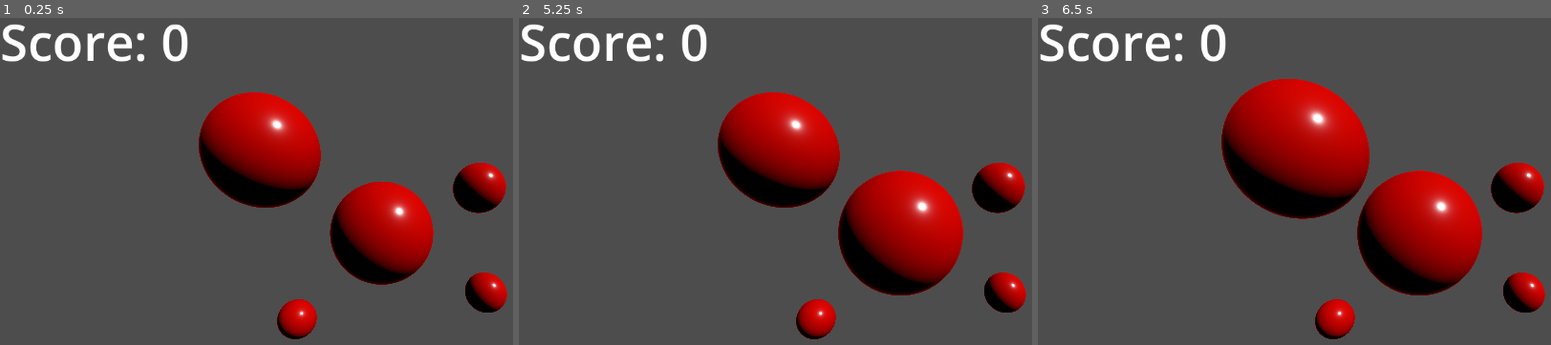
Above: before the commit, frames 1-3 (left to right).
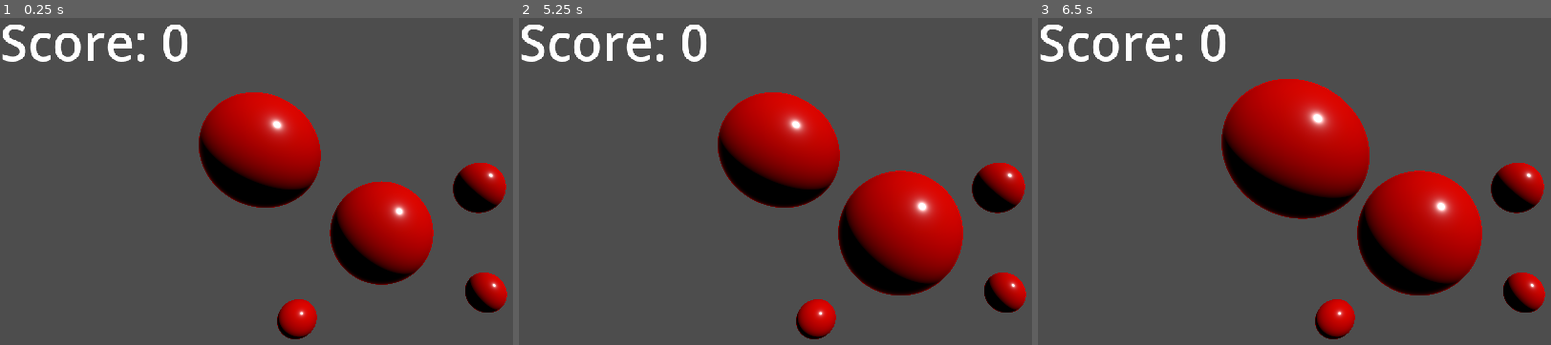
Above: after the commit, the same moments.

Repository: Zerbraxi/GodotMiniProjects
Game: Godot game, scene res://Balloon Popper/Balloon Popper.tscn
The game is run twice, just before and just after one commit, with the same random seed, the same clock (stepped at 60 frames per second) and the same inputs.
Inputs (mouse positions are in pixels of both pictures, inside the frame that each line leads up to):
- Up to frame 1 (0.25 s): no input
- Up to frame 2 (5.25 s): tap Enter at 0.5, 2, 3.5 s; move the mouse to (outside the picture) at 0.52 s; click (outside the picture) at 0.67 s; tap Space at 1.25, 2.75, 4.25 s; move the mouse to (749, 240) at 1.27 s; click (749, 240) at 1.42 s; move the mouse to (975, 125) at 2.02 s; click (975, 125) at 2.17 s; move the mouse to (862, 305) at 2.77 s; click (862, 305) at 2.92 s; move the mouse to (outside the picture) at 3.52 s; click (outside the picture) at 3.67 s; move the mouse to (672, 155) at 4.27 s; click (672, 155) at 4.42 s; move the mouse to (939, 220) at 5.02 s; click (939, 220) at 5.17 s
- Up to frame 3 (6.5 s): move the mouse to (1304, 112) at 5.77 s; click (1304, 112) at 5.92 s

The runs differ from the first frame. In frame 1, 0.3% of the frame differs, in the area x 0-37%, y 1-14%; in frame 2, 0.3%; in frame 3, 0.3%.

Commit message:
Physics Project Commit
Create and complete physics project from tutorial
Implement rigidbodies and colliders to learn basic Godot physics functionality

Diff:
--- /dev/null
+++ b/MiniProjects/Physics/Crate.tscn
@@ -0,0 +1,18 @@
+[gd_scene load_steps=3 format=3 uid="uid://cw34fiy0jt6wl"]
+
+[ext_resource type="Texture2D" uid="uid://oijwt3y8n6t4" path="res://Physics/Crate.png" id="1_f1qmm"]
+
+[sub_resource type="RectangleShape2D" id="RectangleShape2D_yfcp2"]
+size = Vector2(18, 18)
+
+[node name="Crate" type="RigidBody2D"]
+gravity_scale = 2.66454e-15
+linear_damp = 3.0
+
+[node name="Sprite" type="Sprite2D" parent="."]
+position = Vector2(-92, -8)
+texture = ExtResource("1_f1qmm")
+
+[node name="CollisionShape2D" type="CollisionShape2D" parent="."]
+position = Vector2(-92, -8)
+shape = SubResource("RectangleShape2D_yfcp2")
--- /dev/null
+++ b/MiniProjects/Physics/Physics.tscn
@@ -0,0 +1,142 @@
+[gd_scene load_steps=5 format=3 uid="uid://7m654dd2thc"]
+
+[ext_resource type="Script" path="res://Physics/PhysicsPlayer.gd" id="1_rbe3x"]
+[ext_resource type="Texture2D" uid="uid://ckvvpcimsduna" path="res://Physics/PhysicsCharacter.png" id="1_tn1mc"]
+[ext_resource type="PackedScene" uid="uid://cw34fiy0jt6wl" path="res://Physics/Crate.tscn" id="3_4lyo5"]
+
+[sub_resource type="RectangleShape2D" id="RectangleShape2D_k5jvb"]
+size = Vector2(18, 18)
+
+[node name="Main" type="Node2D"]
+
+[node name="Player" type="RigidBody2D" parent="."]
+mass = 5.0
+gravity_scale = 2.66454e-15
+linear_damp = 3.0
+script = ExtResource("1_rbe3x")
+
+[node name="Sprite" type="Sprite2D" parent="Player"]
+position = Vector2(2.08165e-12, 2.08165e-12)
+texture = ExtResource("1_tn1mc")
+
+[node name="CollisionShape2D" type="CollisionShape2D" parent="Player"]
+shape = SubResource("RectangleShape2D_k5jvb")
+
+[node name="Camera2D" type="Camera2D" parent="."]
+zoom = Vector2(4, 4)
+
+[node name="Crate" parent="." instance=ExtResource("3_4lyo5")]
+
+[node name="Crate2" parent="." instance=ExtResource("3_4lyo5")]
+position = Vector2(-25, -46)
+
+[node name="Crate3" parent="." instance=ExtResource("3_4lyo5")]
+position = Vector2(-2, -53)
+
+[node name="Crate4" parent="." instance=ExtResource("3_4lyo5")]
+position = Vector2(27, -52)
+
+[node name="Crate5" parent="." instance=ExtResource("3_4lyo5")]
+position = Vector2(-25, -15)
+
+[node name="Crate6" parent="." instance=ExtResource("3_4lyo5")]
+position = Vector2(-29, 14)
+
+[node name="Crate7" parent="." instance=ExtResource("3_4lyo5")]
+position = Vector2(-28, 46)
+
+[node name="Crate8" parent="." instance=ExtResource("3_4lyo5")]
+position = Vector2(-24, 76)
+
+[node name="Crate9" parent="." instance=ExtResource("3_4lyo5")]
+position = Vector2(1, 54)
+
+[node name="Crate11" parent="." instance=ExtResource("3_4lyo5")]
+position = Vector2(16, 77)
+
+[node name="Crate12" parent="." instance=ExtResource("3_4lyo5")]
+position = Vector2(43, 74)
+
+[node name="Crate13" parent="." instance=ExtResource("3_4lyo5")]
+position = Vector2(36, 45)
+
+[node name="Crate14" parent="." instance=ExtResource("3_4lyo5")]
+position = Vector2(43, 9)
+
+[node name="Crate15" parent="." instance=ExtResource("3_4lyo5")]
+position = Vector2(23, -29)
+
+[node name="Crate16" parent="." instance=ExtResource("3_4lyo5")]
+position = Vector2(47, -54)
+
+[node name="Crate17" parent="." instance=ExtResource("3_4lyo5")]
+position = Vector2(121, -59)
+
+[node name="Crate18" parent="." instance=ExtResource("3_4lyo5")]
+position = Vector2(65, -31)
+
+[node name="Crate19" parent="." instance=ExtResource("3_4lyo5")]
+position = Vector2(89, -49)
+
+[node name="Crate20" parent="." instance=ExtResource("3_4lyo5")]
+position = Vector2(150, -59)
+
+[node name="Crate21" parent="." instance=ExtResource("3_4lyo5")]
+position = Vector2(178, -56)
+
+[node name="Crate22" parent="." instance=ExtResource("3_4lyo5")]
+position = Vector2(216, -53)
+
+[node name="Crate23" parent="." instance=ExtResource("3_4lyo5")]
+position = Vector2(207, -6)
+
+[node name="Crate24" parent="." instance=ExtResource("3_4lyo5")]
+position = Vector2(169, -28)
+
+[node name="Crate25" parent="." instance=ExtResource("3_4lyo5")]
+position = Vector2(157, 21)
+
+[node name="Crate26" parent="." instance=ExtResource("3_4lyo5")]
+position = Vector2(146, -9)
+
+[node name="Crate27" parent="." instance=ExtResource("3_4lyo5")]
+position = Vector2(185, 18)
+
+[node name="Crate28" parent="." instance=ExtResource("3_4lyo5")]
+position = Vector2(215, 37)
+
+[node name="Crate29" parent="." instance=ExtResource("3_4lyo5")]
+position = Vector2(208, 75)
+
+[node name="Crate30" parent="." instance=ExtResource("3_4lyo5")]
+position = Vector2(174, 76)
+
+[node name="Crate31" parent="." instance=ExtResource("3_4lyo5")]
+position = Vector2(135, 73)
+
+[node name="Crate32" parent="." instance=ExtResource("3_4lyo5")]
+position = Vector2(152, 43)
+
+[node name="Crate33" parent="." instance=ExtResource("3_4lyo5")]
+position = Vector2(181, 47)
+
+[node name="Crate34" parent="." instance=ExtResource("3_4lyo5")]
+position = Vector2(121, 45)
+
+[node name="Crate35" parent="." instance=ExtResource("3_4lyo5")]
+position = Vector2(84, 75)
+
+[node name="Crate37" parent="." instance=ExtResource("3_4lyo5")]
+position = Vector2(95, 48)
+
+[node name="Crate38" parent="." instance=ExtResource("3_4lyo5")]
+position = Vector2(126, 18)
+
+[node name="Crate39" parent="." instance=ExtResource("3_4lyo5")]
+position = Vector2(118, -23)
+
+[node name="Crate36" parent="." instance=ExtResource("3_4lyo5")]
+position = Vector2(66, 49)
+
+[node name="Crate10" parent="." instance=ExtResource("3_4lyo5")]
+position = Vector2(11, 26)
--- /dev/null
+++ b/MiniProjects/Physics/PhysicsPlayer.gd
@@ -0,0 +1,8 @@
+extends RigidBody2D
+
+var hit_force : float = 50
+
+func _process(delta):
+	if Input.is_mouse_button_pressed(MOUSE_BUTTON_LEFT):
+		var dir = global_position.direction_to(get_global_mouse_position())
+		apply_impulse(dir * hit_force)
--- a/MiniProjects/project.godot
+++ b/MiniProjects/project.godot
@@ -18,3 +18,7 @@
 [dotnet]
 
 project/assembly_name="MiniProjects"
+
+[rendering]
+
+textures/canvas_textures/default_texture_filter=0
Binary file added: MiniProjects/Physics/Crate.png
Not shown, added: MiniProjects/Physics/Crate.png.import
Binary file added: MiniProjects/Physics/PhysicsCharacter.png
Not shown, added: MiniProjects/Physics/PhysicsCharacter.png.import
Not shown, changed: MiniProjects/.DS_Store
